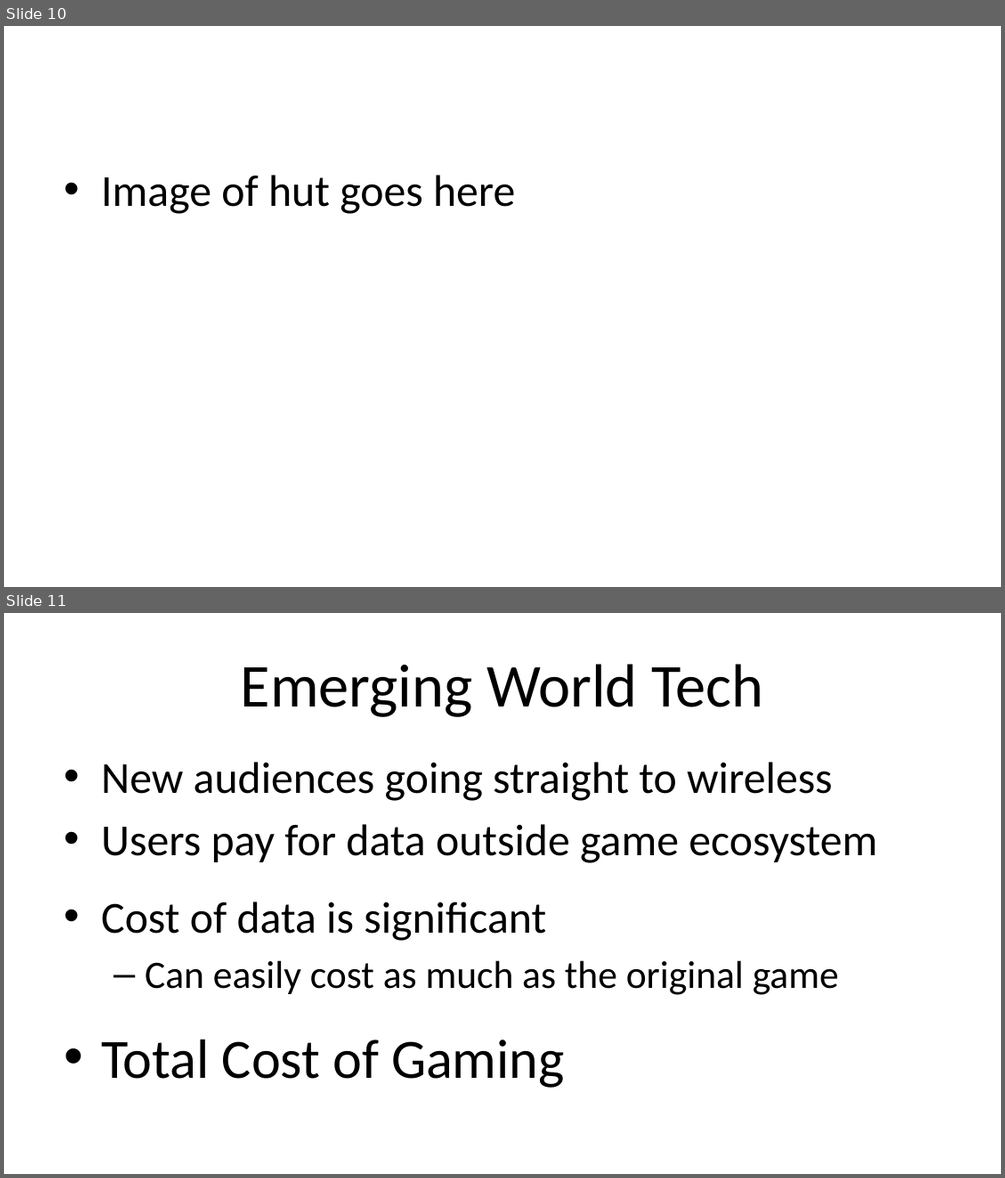
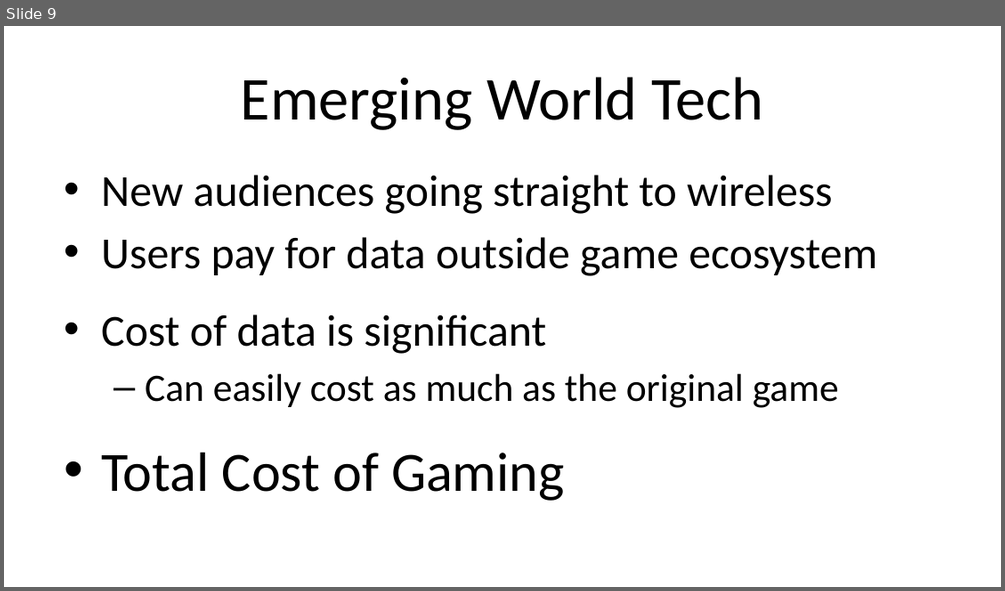
Before and after one commit to boydm/presentations, a slide deck: GfCE_2015.pptx. Shown one above the other, each under a label of ours: slides 10 and 11 before the commit, slide 9 after it. The pictures are 1005x1178 and 1005x591 pixels, drawn with LibreOffice and Linux fonts; fonts in the diff are those of the drawing. Boxes give left, top, right and bottom in pixels: in the first picture for what was removed or moved away, otherwise in the second. Text is boxed around its words. In the diff, an @@ line names an element or a change of style, - is before the commit and + after.

```diff
--- a/GfCE_2015.pptx
+++ b/GfCE_2015.pptx
@@ slide 10 removed at <box>4,26,1001,587</box>, background #FFFFFF @@
@@ text removed at <box>101,175,515,214</box> @@
-• Image of hut goes here
@@ what was slide 11 is now slide 9 @@
```
Also in this commit, not shown: 1 other slide removed.
